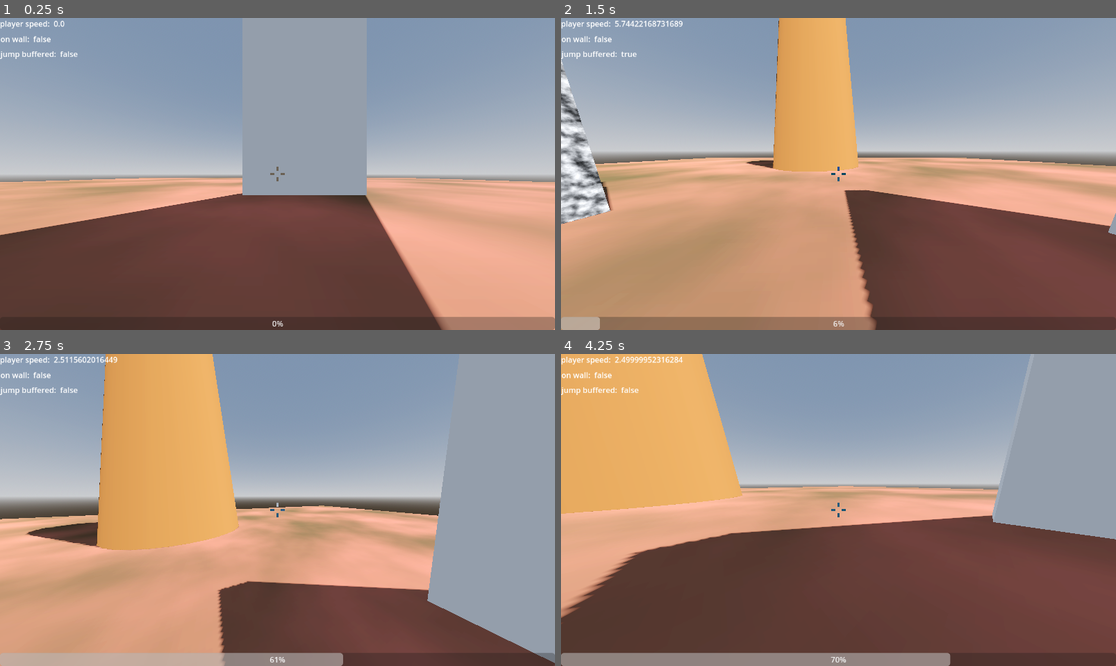
Above: before the commit, frames 1-4 (two rows, left to right).
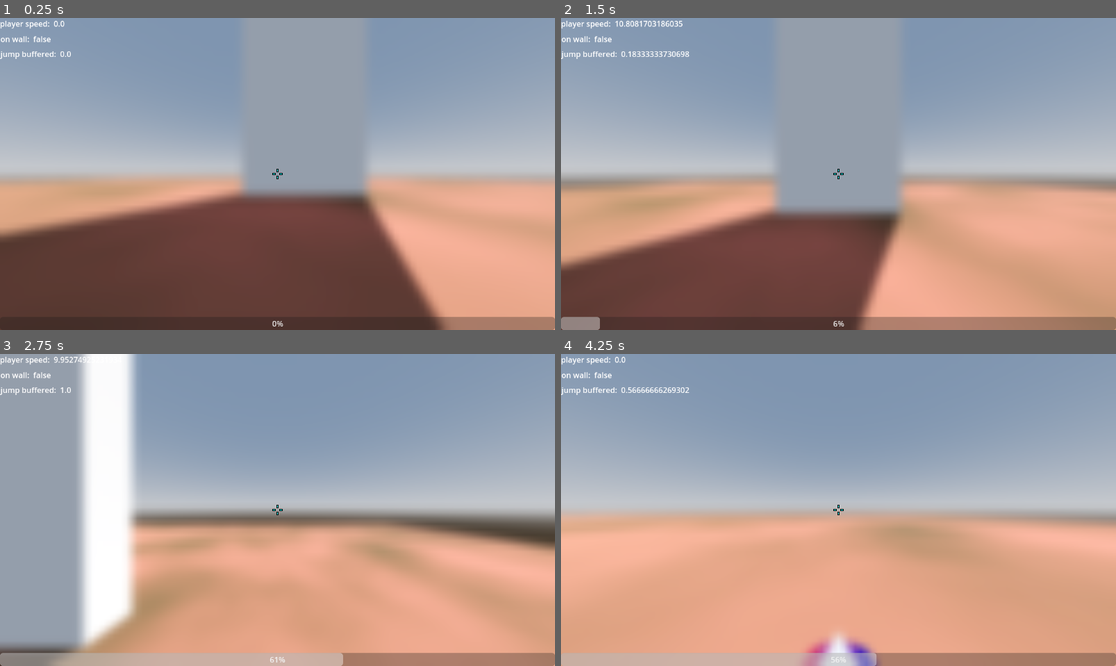
Above: after the commit, the same moments.

Repository: frederikhoheisel/pogotohell
Game: Godot game, scene res://level/test.tscn
Same seed, same stepped clock (60 frames per second), same inputs: the game is played once before the commit and once after it.
Inputs (mouse positions are in pixels of both pictures, inside the frame that each line leads up to):
- Up to frame 1 (0.25 s): no input
- Up to frame 2 (1.5 s): tap Enter at 0.5 s; move the mouse to (960, 158) at 0.52 s; hold D (right) 0.53-1.28 s; hold Space (jump) 0.53-1.28 s; click (960, 158) at 0.67 s; move the mouse to (810, 174) at 1.27 s; hold W (forward) from 1.28 s (still down); tap Space (jump) at 1.35 s
- Up to frame 3 (2.75 s): keep holding W (forward); tap Space (jump) at 1.52, 1.82 s; move the mouse to (288, 503) at 2.02 s; hold Space (jump) from 2.03 s (still down)
- Up to frame 4 (4.25 s): keep holding W (forward); move the mouse to (832, 516) at 2.77 s; release Space (jump) at 2.78 s; tap Space (jump) at 2.85, 3.02, 3.32 s; move the mouse to (877, 513) at 3.52 s; hold Space (jump) from 3.53 s (still down); tap Escape (ui_cancel) at 4.15 s

The runs differ from the first frame. In frame 1, 4.0% of the frame differs, in the area x 0-100%, y 10-100%; in frame 2, 58%; in frame 3, 59%; in frame 4, 69%, in the area x 0-100%, y 0-100%.

Commit message:
auf dem boden kann man sich jetzt neigen; pause screen geht nicht :(

Diff:
--- a/pogo-to-hell/entities/player/player.gd
+++ b/pogo-to-hell/entities/player/player.gd
@@ -23,7 +23,7 @@
 var wall_tween: Tween
 
 var jump_strength: float = 0.0
-var jump_cooldown: float = 0.5 # damit man nicht an Wänden kleben bleibt nachdem man gesprungen ist
+var jump_cooldown: float = 1.0 # damit man nicht an Wänden kleben bleibt nachdem man gesprungen ist; wenn man ändern will muss man das auch irgendwo im code anpassen xd speghetti style
 var time_since_last_jump: float = 0.0
 var jump_buffered: bool = false
 var jump_buffer_time: float = 0.2
@@ -33,7 +33,8 @@
 
 
 @onready var head: Node3D = $Head
-@onready var pogo: Node3D = $pogo
+@onready var pogo: Node3D = $LowPivot/pogo
+@onready var low_pivot: Node3D = $LowPivot
 
 
 func _handle_jump(delta: float) -> void:
@@ -54,6 +55,9 @@
 					self.velocity.z + wall_normal.z * JUMP_VELOCITY
 			) * jump_strength
 
+			if self.is_on_floor():
+				self.velocity += wish_dir * JUMP_VELOCITY
+
 			on_wall = false
 			wall_normal = Vector3.ZERO
 			jump_buffered = false
@@ -84,6 +88,8 @@
 		new_speed /= self.velocity.length()
 	self.velocity *= new_speed
 
+	self.velocity *= (1.0 - jump_strength)
+
 
 func _handle_air_physics(delta: float) -> void:
 	velocity += get_gravity() * delta
@@ -129,16 +135,24 @@
 
 		var n_local: Vector3 = yaw_basis.inverse() * wall_normal
 
-		pogo.global_rotation = Vector3(
-				(PI / 8.0) * Vector3.BACK.dot(n_local),
-				yaw,
-				(PI / 8.0) * Vector3.LEFT.dot(n_local)
-			)
-
-		#pogo.global_rotation.z = move_toward(pogo.global_rotation.z, (PI / 8.0) * Vector3.LEFT.dot(wall_normal), delta * 3.0)
-		#pogo.global_rotation.x = move_toward(pogo.global_rotation.x, (PI / 8.0) * Vector3.BACK.dot(wall_normal), delta * 3.0)
+		pogo.global_rotation.x = move_toward(pogo.global_rotation.x, (PI / 8.0) * Vector3.BACK.dot(n_local), delta * 3.0)
+		pogo.global_rotation.y = yaw
+		#pogo.global_rotation.y = move_toward(pogo.global_rotation.y, yaw, delta * 3.0) # Tylko jedno w głowie mam
+		pogo.global_rotation.z = move_toward(pogo.global_rotation.z, (PI / 8.0) * Vector3.LEFT.dot(n_local), delta * 3.0)
+
+	# rotate the pogo when on ground and charging jump
+	if self.is_on_floor() and jump_strength > 0.1 and not (self.is_on_wall() or on_wall):
+		var input_dir: Vector2 = Input.get_vector("left", "right", "forward", "backward").normalized()
+		var lean_amount: float = 0.2
+		low_pivot.rotation.x = move_toward(low_pivot.rotation.x, input_dir.y * lean_amount * jump_strength, delta)
+		low_pivot.rotation.z = move_toward(low_pivot.rotation.z, -input_dir.x * lean_amount * jump_strength, delta)
+		#pogo.rotation = Vector3(input_dir.y, 0.0, -input_dir.x) * 0.5
 	else:
-		# derotate head and pogo
+		low_pivot.rotation.x = move_toward(low_pivot.rotation.x, 0.0, delta)
+		low_pivot.rotation.z = move_toward(low_pivot.rotation.z, 0.0, delta)
+
+
+	if not on_wall and jump_strength < 0.1 or (self.is_on_wall() and not on_wall):
 		head.rotation.z = move_toward(head.rotation.z, 0.0, delta)
 		pogo.global_rotation.z = move_toward(pogo.global_rotation.z, 0.0, delta)
 		pogo.global_rotation.x = move_toward(pogo.global_rotation.x, 0.0, delta)
@@ -148,11 +162,6 @@
 func _unhandled_input(event: InputEvent) -> void:
 	if event is InputEventMouseButton:
 		Input.set_mouse_mode(Input.MOUSE_MODE_CAPTURED)
-	elif event.is_action_pressed("ui_cancel"):
-		if Input.get_mouse_mode() == Input.MOUSE_MODE_VISIBLE:
-			get_tree().quit()
-		else:
-			Input.set_mouse_mode(Input.MOUSE_MODE_VISIBLE)
 
 	if Input.get_mouse_mode() == Input.MOUSE_MODE_CAPTURED:
 		if event is InputEventMouseMotion:
@@ -171,7 +180,7 @@
 	%Camera3D.position.y = -jump_strength * 0.2
 
 	# turn pogo red and scale a bit
-	$pogo/MeshInstance3D.mesh.material.albedo_color = Color(1.0, 1.0 - jump_strength, 1.0 - jump_strength)
+	$LowPivot/pogo/MeshInstance3D.mesh.material.albedo_color = Color(1.0, 1.0 - jump_strength, 1.0 - jump_strength)
 	pogo.scale.y = 1.0 - jump_strength * 0.5
 
 	# NEIN
@@ -180,7 +189,8 @@
 
 	# Get the input direction and handle the movement/deceleration.
 	var input_dir: Vector2 = Input.get_vector("left", "right", "forward", "backward").normalized()
-	wish_dir = (transform.basis * Vector3(input_dir.x, 0, input_dir.y))
+
+	wish_dir = (transform.basis * Vector3(input_dir.x, 0, input_dir.y)) * clamp(time_since_last_jump, 0.0, jump_cooldown)
 
 	# not on wall anymore
 	if on_wall and abs((self.global_position - wall_pos).dot(wall_normal)) > max_wall_dist or is_on_floor():
--- a/pogo-to-hell/entities/player/player.tscn
+++ b/pogo-to-hell/entities/player/player.tscn
@@ -2,7 +2,7 @@
 
 [ext_resource type="Script" uid="uid://olsf6f01iad6" path="res://entities/player/player.gd" id="1_symyc"]
 
-[sub_resource type="CylinderShape3D" id="CylinderShape3D_symyc"]
+[sub_resource type="CapsuleShape3D" id="CapsuleShape3D_symyc"]
 
 [sub_resource type="Gradient" id="Gradient_symyc"]
 offsets = PackedFloat32Array(0, 0.5, 1)
@@ -41,7 +41,7 @@
 
 [node name="CollisionShape3D" type="CollisionShape3D" parent="."]
 transform = Transform3D(1, 0, 0, 0, 1, 0, 0, 0, 1, 0, 1, 0)
-shape = SubResource("CylinderShape3D_symyc")
+shape = SubResource("CapsuleShape3D_symyc")
 
 [node name="Head" type="Node3D" parent="."]
 transform = Transform3D(1, 0, 0, 0, 1, 0, 0, 0, 1, 0, 1.5, 0)
@@ -50,22 +50,24 @@
 unique_name_in_owner = true
 fov = 100.0
 
-[node name="pogo" type="Node3D" parent="."]
+[node name="LowPivot" type="Node3D" parent="."]
+
+[node name="pogo" type="Node3D" parent="LowPivot"]
 transform = Transform3D(1, 0, 0, 0, 1, 0, 0, 0, 1, 0, 1, 0)
 
-[node name="MeshInstance3D" type="MeshInstance3D" parent="pogo"]
+[node name="MeshInstance3D" type="MeshInstance3D" parent="LowPivot/pogo"]
 transform = Transform3D(1, 0, 0, 0, 1, 0, 0, 0, 1, 0, -0.7, 0)
 mesh = SubResource("CylinderMesh_symyc")
-skeleton = NodePath("../..")
+skeleton = NodePath("../../..")
 
-[node name="MeshInstance3D2" type="MeshInstance3D" parent="pogo"]
+[node name="MeshInstance3D2" type="MeshInstance3D" parent="LowPivot/pogo"]
 transform = Transform3D(-4.371139e-08, -1, 0, 1, -4.371139e-08, 0, 0, 0, 1, 0, 0.11275375, 0)
 mesh = SubResource("CylinderMesh_abrql")
 
-[node name="MeshInstance3D3" type="MeshInstance3D" parent="pogo"]
+[node name="MeshInstance3D3" type="MeshInstance3D" parent="LowPivot/pogo"]
 transform = Transform3D(-4.371139e-08, -1, 0, 1, -4.371139e-08, 0, 0, 0, 1, 0, -0.4191088, 0.04518038)
 mesh = SubResource("CylinderMesh_abrql")
 
-[node name="MeshInstance3D4" type="MeshInstance3D" parent="pogo"]
+[node name="MeshInstance3D4" type="MeshInstance3D" parent="LowPivot/pogo"]
 transform = Transform3D(1, 0, 0, 0, 1.1924881e-08, 1, 0, -1, 1.1924881e-08, 0, 0.30007422, -0.008707311)
 mesh = SubResource("PrismMesh_symyc")
--- a/pogo-to-hell/level/test.tscn
+++ b/pogo-to-hell/level/test.tscn
@@ -1,7 +1,8 @@
-[gd_scene load_steps=19 format=3 uid="uid://lwbfiwaigua3"]
+[gd_scene load_steps=20 format=3 uid="uid://lwbfiwaigua3"]
 
 [ext_resource type="PackedScene" uid="uid://cp0aw825yr8om" path="res://entities/player/player.tscn" id="1_dlp0f"]
 [ext_resource type="PackedScene" uid="uid://c1mxi56rrm2c4" path="res://ui/hud.tscn" id="2_8abgs"]
+[ext_resource type="PackedScene" uid="uid://ch062xtce311c" path="res://ui/pause_menu.tscn" id="3_sywkh"]
 
 [sub_resource type="ProceduralSkyMaterial" id="ProceduralSkyMaterial_dlp0f"]
 sky_horizon_color = Color(0.66224277, 0.6717428, 0.6867428, 1)
@@ -62,6 +63,8 @@
 
 [node name="Test" type="Node3D"]
 
+[node name="PauseMenu" parent="." instance=ExtResource("3_sywkh")]
+
 [node name="WorldEnvironment" type="WorldEnvironment" parent="."]
 environment = SubResource("Environment_sywkh")
 
@@ -70,9 +73,6 @@
 shadow_enabled = true
 
 [node name="Player" parent="." instance=ExtResource("1_dlp0f")]
-
-[node name="Hud" parent="." node_paths=PackedStringArray("player") instance=ExtResource("2_8abgs")]
-player = NodePath("../Player")
 
 [node name="Boden" type="StaticBody3D" parent="."]
 
@@ -119,3 +119,6 @@
 operation = 2
 size = Vector3(20, 10, 20)
 material = SubResource("StandardMaterial3D_rsfpr")
+
+[node name="Hud" parent="." node_paths=PackedStringArray("player") instance=ExtResource("2_8abgs")]
+player = NodePath("../Player")
--- a/pogo-to-hell/ui/hud.gd
+++ b/pogo-to-hell/ui/hud.gd
@@ -14,4 +14,4 @@
 	progress_bar.value = player.jump_strength * 100.0
 	debug_label_1.text = "player speed:  " + str(player.velocity.length())
 	debug_label_2.text = "on wall:  " + str(player.on_wall)
-	debug_label_3.text = "jump buffered:  " + str(player.jump_buffered)
+	debug_label_3.text = "jump buffered:  " + str(player.wish_dir.length())
--- a/pogo-to-hell/ui/hud.tscn
+++ b/pogo-to-hell/ui/hud.tscn
@@ -5,12 +5,12 @@
 
 [sub_resource type="ShaderMaterial" id="ShaderMaterial_546lt"]
 shader = ExtResource("2_276te")
-shader_parameter/thick = 0.03999999910592
-shader_parameter/hole = 0.09999998658880005
-shader_parameter/halo_thickness = 0.01
-shader_parameter/size = 0.48999998904752
+shader_parameter/thick = 0.02999999932944
+shader_parameter/hole = 0.05999998748288004
+shader_parameter/halo_thickness = 0.01999999955296
+shader_parameter/size = 0.3499999921768
 shader_parameter/col = Color(0, 1, 1, 1)
-shader_parameter/use_inv_screen_color = true
+shader_parameter/use_inv_screen_color = false
 
 [node name="Hud" type="CanvasLayer"]
 script = ExtResource("1_rbyyf")
--- /dev/null
+++ b/pogo-to-hell/ui/pause_menu.gd
@@ -0,0 +1,18 @@
+extends CanvasLayer
+
+
+var paused: bool = false
+
+
+# Called when the node enters the scene tree for the first time.
+func _ready() -> void:
+	pass # Replace with function body.
+
+
+func _unhandled_input(event: InputEvent) -> void:
+	if event.is_action_pressed("ui_cancel"):
+		paused = not paused
+
+		Input.set_mouse_mode(Input.MOUSE_MODE_VISIBLE if paused else Input.MOUSE_MODE_CAPTURED)
+		self.visible = paused
+		get_tree().paused = paused
--- /dev/null
+++ b/pogo-to-hell/ui/pause_menu.tscn
@@ -0,0 +1,34 @@
+[gd_scene load_steps=4 format=3 uid="uid://ch062xtce311c"]
+
+[ext_resource type="Script" uid="uid://0b4cs7sr7gsv" path="res://ui/pause_menu.gd" id="1_50142"]
+
+[sub_resource type="Shader" id="Shader_50142"]
+code = "shader_type canvas_item;
+
+uniform sampler2D screen_texture: hint_screen_texture, repeat_disable, filter_nearest_mipmap;
+
+void fragment() {
+	COLOR = textureLod(screen_texture, SCREEN_UV, 3.0);
+}
+
+//void light() {
+//	// Called for every pixel for every light affecting the CanvasItem.
+//	// Uncomment to replace the default light processing function with this one.
+//}
+"
+
+[sub_resource type="ShaderMaterial" id="ShaderMaterial_ejwgg"]
+shader = SubResource("Shader_50142")
+
+[node name="PauseMenu" type="CanvasLayer"]
+process_mode = 3
+script = ExtResource("1_50142")
+
+[node name="ColorRect" type="ColorRect" parent="."]
+z_index = 1
+material = SubResource("ShaderMaterial_ejwgg")
+anchors_preset = 15
+anchor_right = 1.0
+anchor_bottom = 1.0
+grow_horizontal = 2
+grow_vertical = 2
Not shown, added: pogo-to-hell/ui/pause_menu.gd.uid
